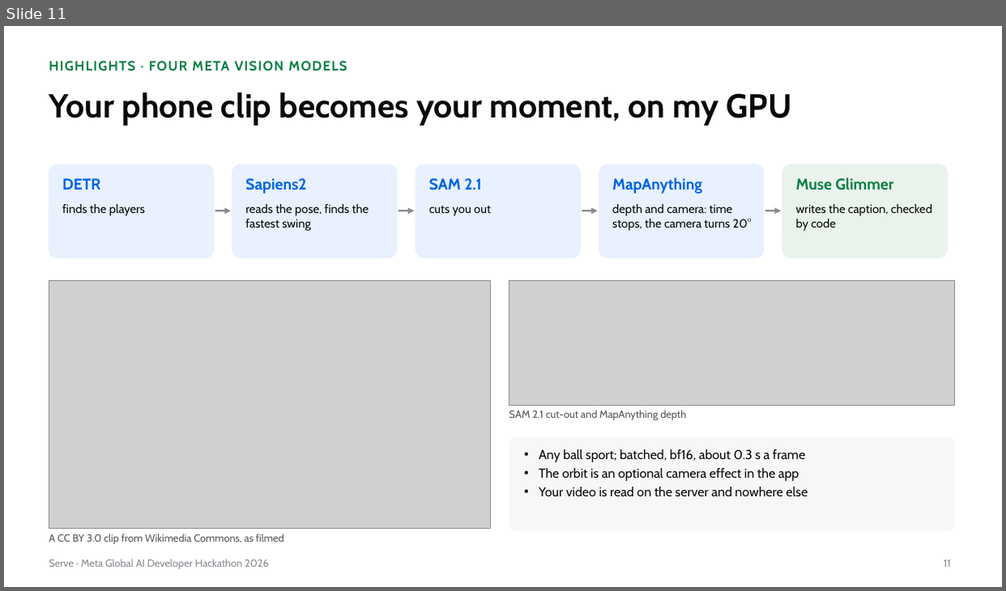
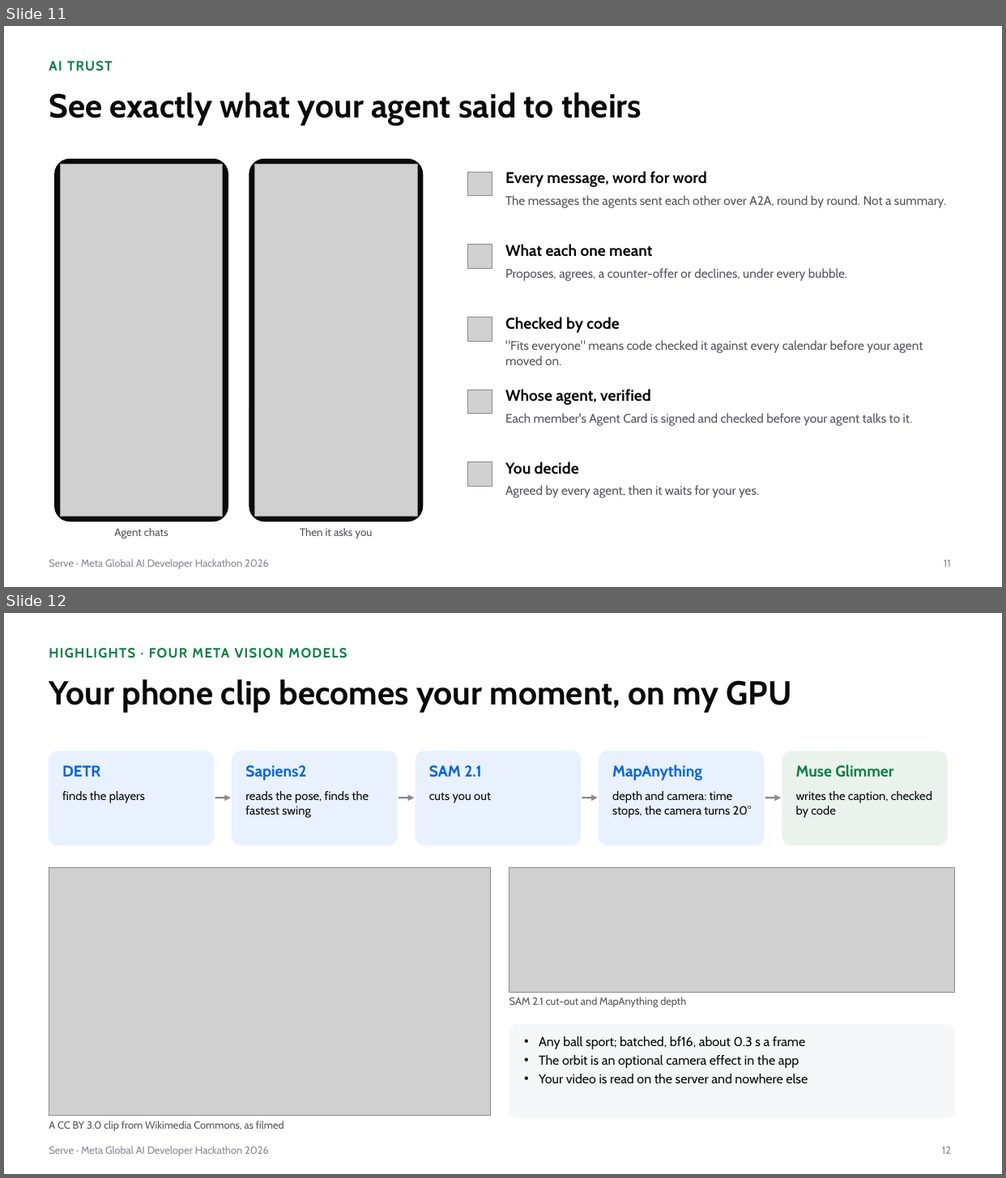
Before and after one commit to gino6178/serve-meta-hackathon, a slide deck: video/deck/Serve_Meta_deck.pptx. Shown one above the other, each under a label of ours: slide 11 before the commit, slides 11 and 12 after it. The pictures are 1006x591 and 1006x1178 pixels, drawn with LibreOffice and Linux fonts; fonts in the diff are those of the drawing; grey boxes stand for pictures. Boxes give left, top, right and bottom in pixels: in the first picture for what was removed or moved away, otherwise in the second. Text is boxed around its words. In the diff, an @@ line names an element or a change of style, - is before the commit and + after.

```diff
--- a/video/deck/Serve_Meta_deck.pptx
+++ b/video/deck/Serve_Meta_deck.pptx
@@ slide 11 added at box(4, 26, 1002, 587), background #FFFFFF; not listed: 1 template element that a slide beside it also shows @@
@@ text added at box(49, 61, 113, 71), 13 pt, text #0A7F44, bold @@
+AI TRUST
@@ title added at box(49, 92, 641, 126), 32 pt, text #0A0A0B, bold @@
+See exactly what your agent said to theirs
@@ rounded rectangle added at box(55, 160, 228, 522), fill #0A0A0B, outline #0A0A0B 1 pt @@
@@ picture added at box(60, 165, 223, 516) @@
@@ rounded rectangle added at box(249, 160, 423, 522), fill #0A0A0B, outline #0A0A0B 1 pt @@
@@ picture added at box(255, 165, 417, 516) @@
@@ text added at box(505, 171, 707, 187), 15 pt, text #0A0A0B, bold @@
+Every message, word for word
@@ picture added at box(468, 172, 492, 196) @@
@@ text added at box(505, 195, 946, 208), 12 pt, text #55555C @@
+The messages the agents sent each other over A2A, round by round. Not a summary.
@@ text added at box(505, 244, 652, 257), 15 pt, text #0A0A0B, bold @@
+What each one meant
@@ picture added at box(468, 245, 492, 268) @@
@@ text added at box(505, 268, 847, 281), 12 pt, text #55555C @@
+Proposes, agrees, a counter-offer or declines, under every bubble.
@@ text added at box(505, 317, 619, 333), 15 pt, text #0A0A0B, bold @@
+Checked by code
@@ picture added at box(468, 318, 492, 341) @@
@@ text added at box(505, 340, 923, 365), 12 pt, text #55555C @@
+"Fits everyone" means code checked it against every calendar before your agent moved on.
@@ picture added at box(468, 390, 492, 414) @@
@@ text added at box(505, 389, 651, 405), 15 pt, text #0A0A0B, bold @@
+Whose agent, verified
@@ text added at box(505, 413, 913, 426), 12 pt, text #55555C @@
+Each member's Agent Card is signed and checked before your agent talks to it.
@@ picture added at box(468, 463, 492, 486) @@
@@ text added at box(505, 462, 579, 474), 15 pt, text #0A0A0B, bold @@
+You decide
@@ text added at box(505, 485, 759, 498), 12 pt, text #55555C @@
+Agreed by every agent, then it waits for your yes.
@@ text added at box(114, 528, 168, 540), 10.5 pt, text #55555C @@
+Agent chats
@@ text added at box(300, 528, 372, 540), 10.5 pt, text #55555C @@
+Then it asks you
@@ page number added at box(944, 560, 951, 567), 10 pt, text #8A8A92 @@
+11
@@ what was slide 11 is now slide 12 @@
@@ page number at box(942, 1147, 951, 1154): text changed @@
-11
+12
```
Also in this commit, not shown: 1 slide changed, 13 other files.
